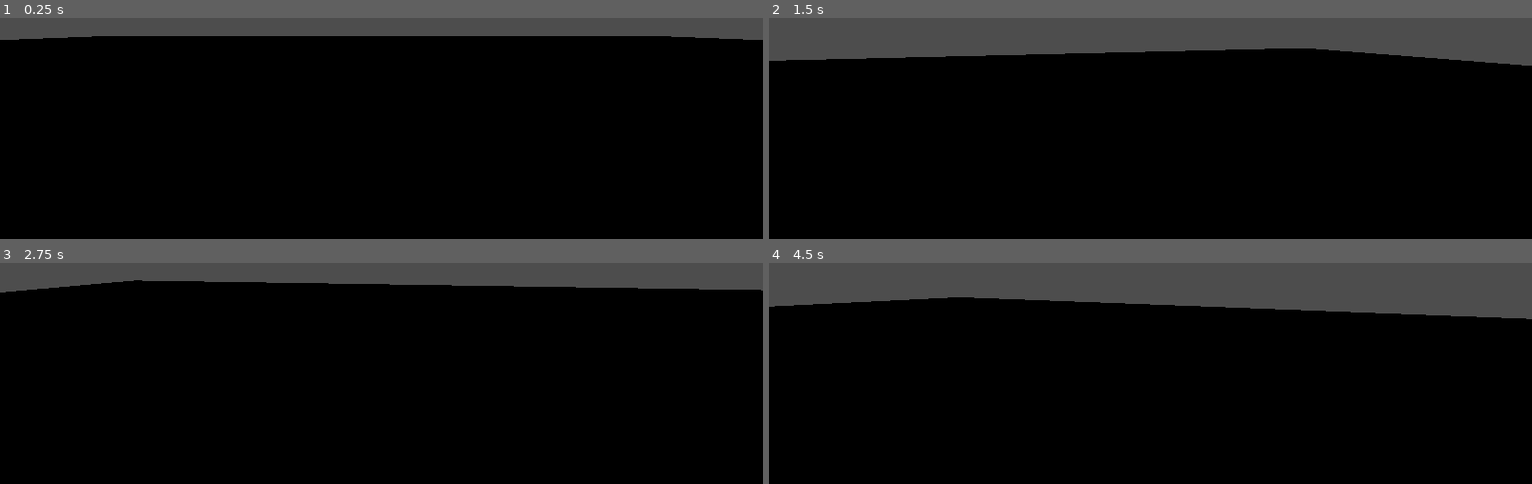
Above: before the commit, frames 1-4 (two rows, left to right).
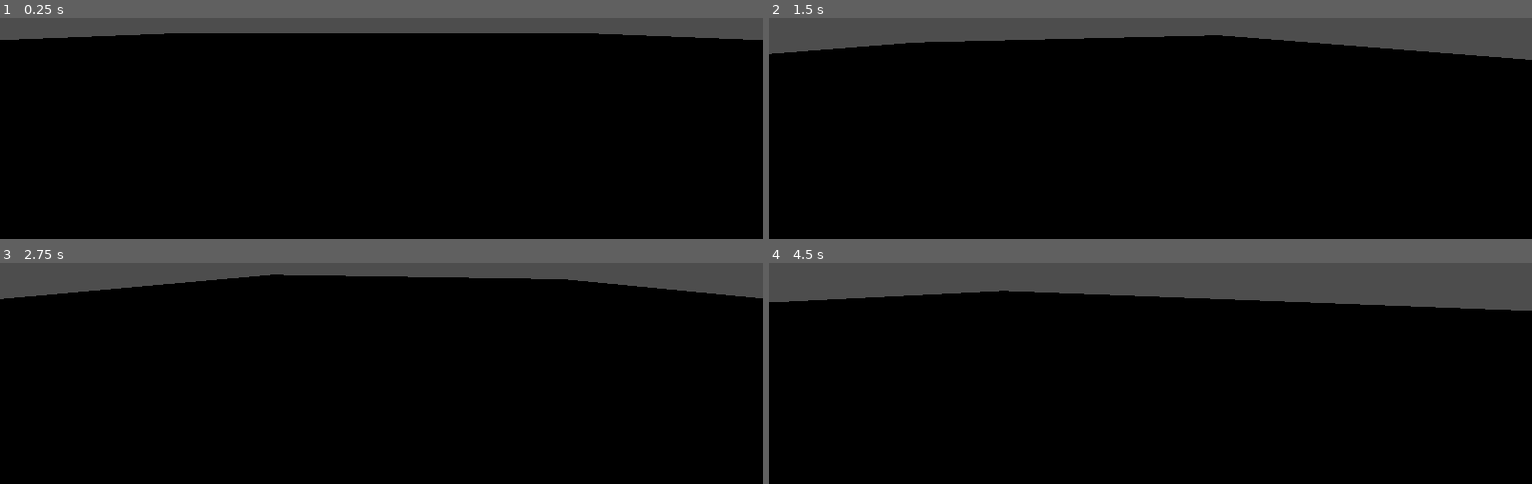
Above: after the commit, the same moments.

Repository: laughing-scourge/lost_in_the_clouds
Game: Godot game, scene res://Scenes/sene.tscn
The game is run twice, just before and just after one commit, with the same random seed, the same clock (stepped at 60 frames per second) and the same inputs. The engine's default icon, where the game draws it, is replaced by a stand-in: a white triangle on a blue panel in a dark square.
Inputs (mouse positions are in pixels of both pictures, inside the frame that each line leads up to):
- Up to frame 1 (0.25 s): no input
- Up to frame 2 (1.5 s): tap Enter at 0.5 s; move the mouse to (1188, 22) at 0.52 s; hold W (forward) from 0.53 s (still down); tap Space (jump) at 0.6, 0.77, 1.07 s; move the mouse to (1112, 26) at 1.27 s; tap V (camera_toggle) at 1.35 s
- Up to frame 3 (2.75 s): keep holding W (forward); tap Space (jump) at 1.52, 1.55, 1.82, 2.3 s; move the mouse to (outside the picture) at 2.02 s; tap A (letfward) at 2.1 s
- Up to frame 4 (4.5 s): keep holding W (forward); move the mouse to (1142, 276) at 2.77 s; tap Space (jump) at 2.85, 3.02, 3.32, 3.77, 3.8, 4.07 s; move the mouse to (1203, 276) at 3.52 s; tap V (camera_toggle) at 3.6 s; move the mouse to (1089, 265) at 4.27 s; tap A (letfward) at 4.35 s

The runs differ from the first frame. In frame 1, 0.8% of the frame differs, in the area x 15-85%, y 6-9%; in frame 2, 4.9%, in the area x 0-100%, y 7-22%; in frame 3, 2.7%; in frame 4, 3.1%.

Commit message:
fix some stuff

Diff:
--- a/Scenes/player.tscn
+++ b/Scenes/player.tscn
@@ -46,5 +46,6 @@
 
 [node name="Camera" type="Camera3D" parent="Pivot/heads/head" unique_id=1033037301]
 transform = Transform3D(-1, 0, 8.742278e-08, 0, 1, 0, -8.742278e-08, 0, -1, 0, 0, 0)
+fov = 90.0
 
 [node name="components" type="Node" parent="Pivot" unique_id=1830880392]
--- a/Scripts/player/camera.gd
+++ b/Scripts/player/camera.gd
@@ -52,8 +52,10 @@
 
 func camera_movement():
 	if look_mode == 1:
+		$Camera.fov = 90.0
 		FP_look()
 	if look_mode == -1:
+		$Camera.fov = 120.0
 		TP_look()
 
 func FP_look():
--- a/Scripts/player/player_movement.gd
+++ b/Scripts/player/player_movement.gd
@@ -1,21 +1,24 @@
 class_name player_controller extends CharacterBody3D
 
 
-const SPEED = 5.0
-const JUMP_VELOCITY = 4.5
+@export var walk_speed = 5.0
+@export var run_speed = 5.0
+@export var rotate_speed = 5
+@export var jump_velocity = 4.5
+
+@onready var head = $Pivot/heads/head
 
 var input_dir: Vector2
 var direction: Vector3
 var last_direction: Vector3 = Vector3.FORWARD
-@onready var head = $Pivot/heads/head
-
+var wanted_speed: float
 
 func _physics_process(delta: float) -> void:
 	if not is_on_floor():
 		velocity += get_gravity() * delta
 
 	if Input.is_action_just_pressed("jump") and is_on_floor():
-		velocity.y = JUMP_VELOCITY
+		velocity.y = jump_velocity
 
 	input_dir = Input.get_vector("rightward", "letfward", "backward", "forward")
 
@@ -23,15 +26,17 @@
 	move_dir.y = 0
 	move_dir = move_dir.normalized()
 
+	wanted_speed = walk_speed
+
 	if move_dir:
-		velocity.x = move_dir.x * SPEED
-		velocity.z = move_dir.z * SPEED
+		velocity.x = move_dir.x * wanted_speed
+		velocity.z = move_dir.z * wanted_speed
 	else:
-		velocity.x = move_toward(velocity.x, 0, SPEED)
-		velocity.z = move_toward(velocity.z, 0, SPEED)
+		velocity.x = move_toward(velocity.x, 0, wanted_speed)
+		velocity.z = move_toward(velocity.z, 0, wanted_speed)
 
 	if move_dir.length() > 0.01:
 		var target_angle = atan2(move_dir.x, move_dir.z)
-		rotation.y = lerp_angle(rotation.y, target_angle, delta * 10.0)
+		rotation.y = lerp_angle(rotation.y, target_angle, delta * rotate_speed)
 
 	move_and_slide()
--- a/project.godot
+++ b/project.godot
@@ -10,7 +10,7 @@
 
 [application]
 
-config/name="New Game Project"
+config/name="lost_in_the_clouds"
 run/main_scene="uid://dr6begp4pekhg"
 config/features=PackedStringArray("4.6", "Forward Plus")
 config/icon="res://icon.svg"
